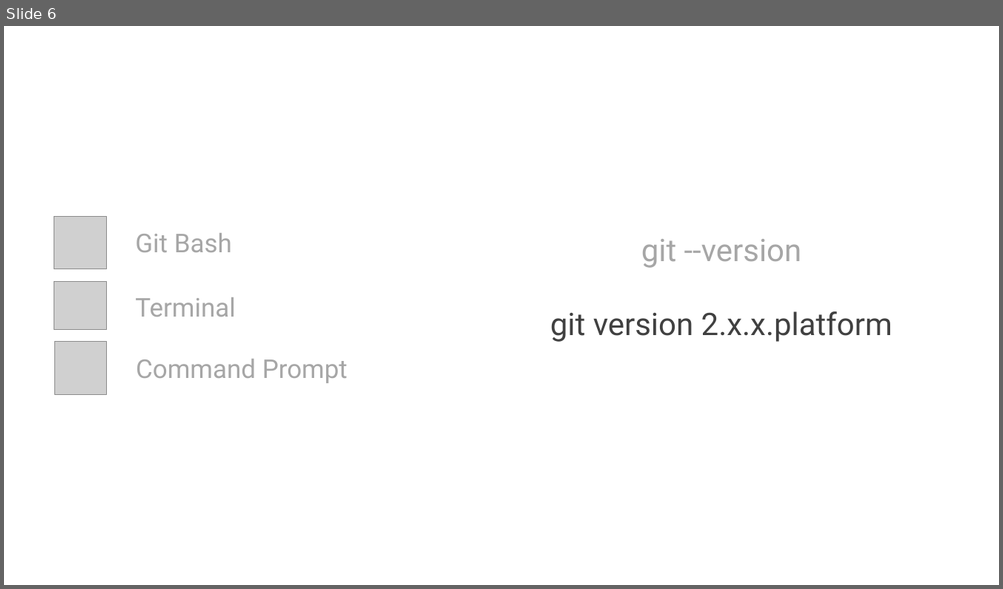
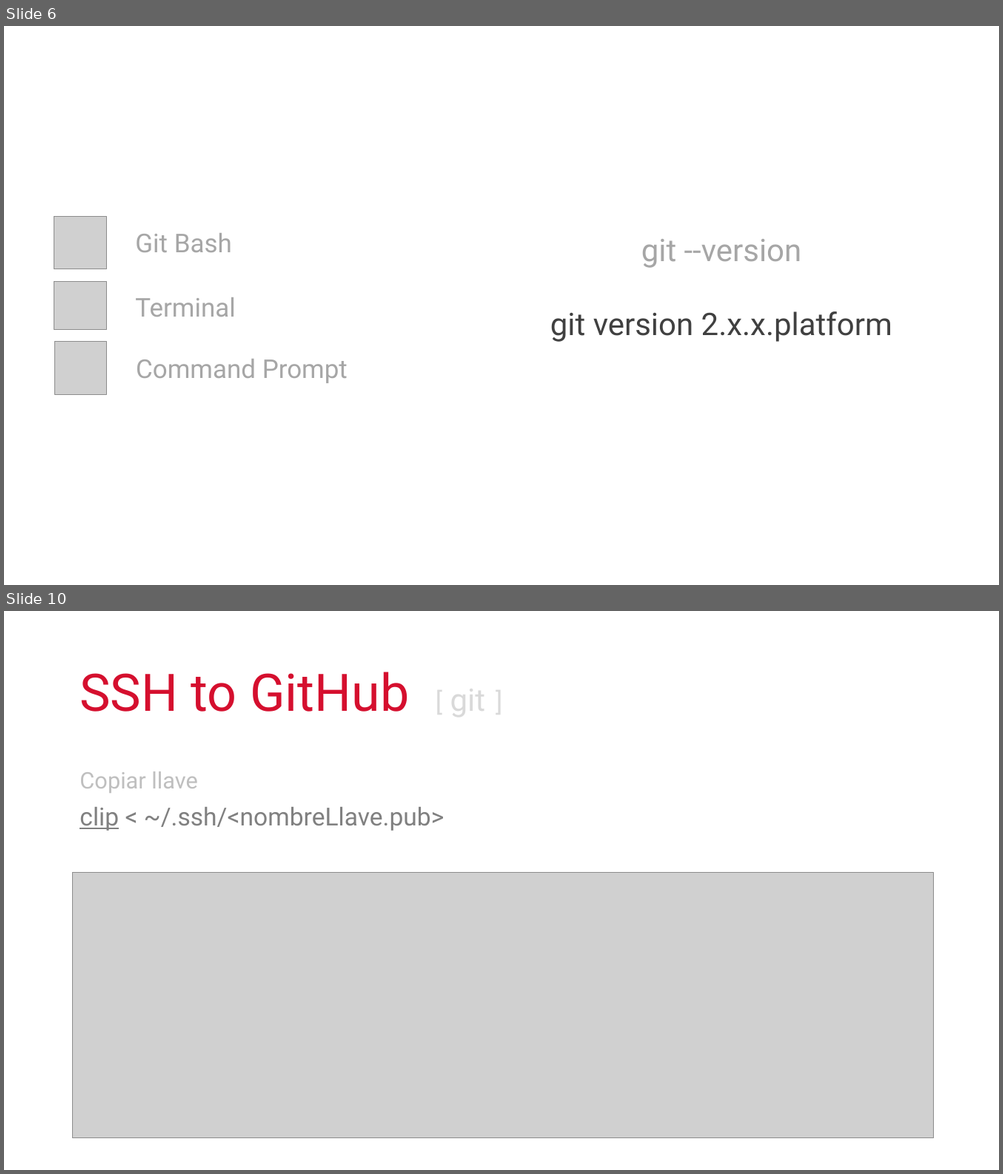
Before and after one commit to cimadev/PlaticasTalleres, a slide deck: 2017/dec_7_Git_GitHub_WorkShop/DGO.pptx. Shown one above the other, each under a label of ours: slide 6 before the commit, slides 6 and 10 after it; the slides between them are not shown. The pictures are 1003x589 and 1003x1174 pixels, drawn with LibreOffice and Linux fonts; fonts in the diff are those of the drawing; grey boxes stand for pictures. Boxes give left, top, right and bottom in pixels: in the first picture for what was removed or moved away, otherwise in the second. Text is boxed around its words. In the diff, an @@ line names an element or a change of style, - is before the commit and + after.

```diff
--- a/2017/dec_7_Git_GitHub_WorkShop/DGO.pptx
+++ b/2017/dec_7_Git_GitHub_WorkShop/DGO.pptx
@@ slide 10 added at (x1=4, y1=611, x2=999, y2=1170), background #FFFFFF @@
@@ title added at (x1=79, y1=672, x2=485, y2=720), 50 pt, text #D50F2E @@
+SSH to GitHub [ git ]
@@ text added at (x1=79, y1=772, x2=444, y2=831), 24 pt, text #808080 @@
+Copiar llave
+clip < ~/.ssh/<nombreLlave.pub>
@@ picture added at (x1=73, y1=873, x2=933, y2=1139) @@
```
Also in this commit, not shown: 6 slides changed, 4 other slides added, 7 other files.
